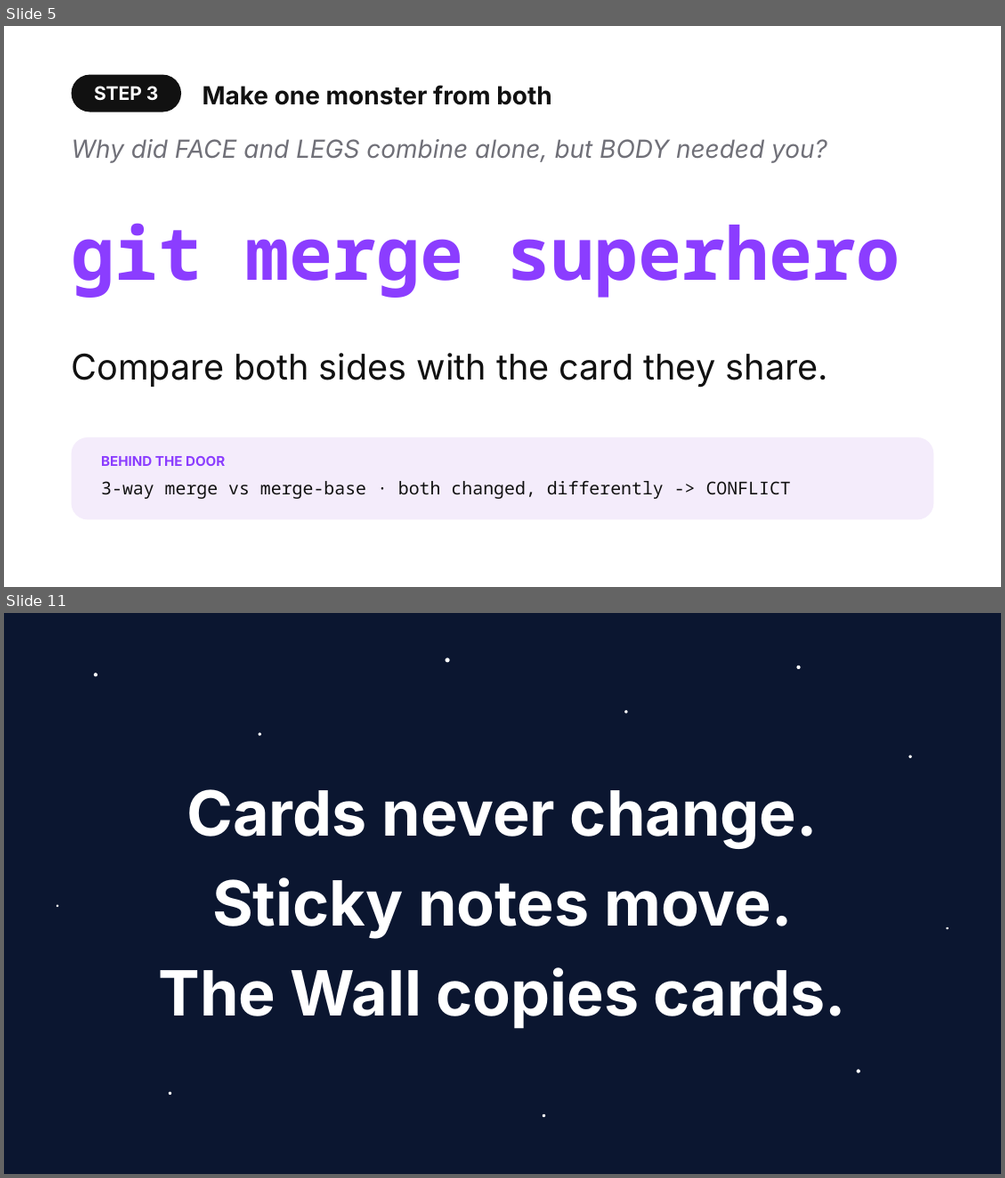
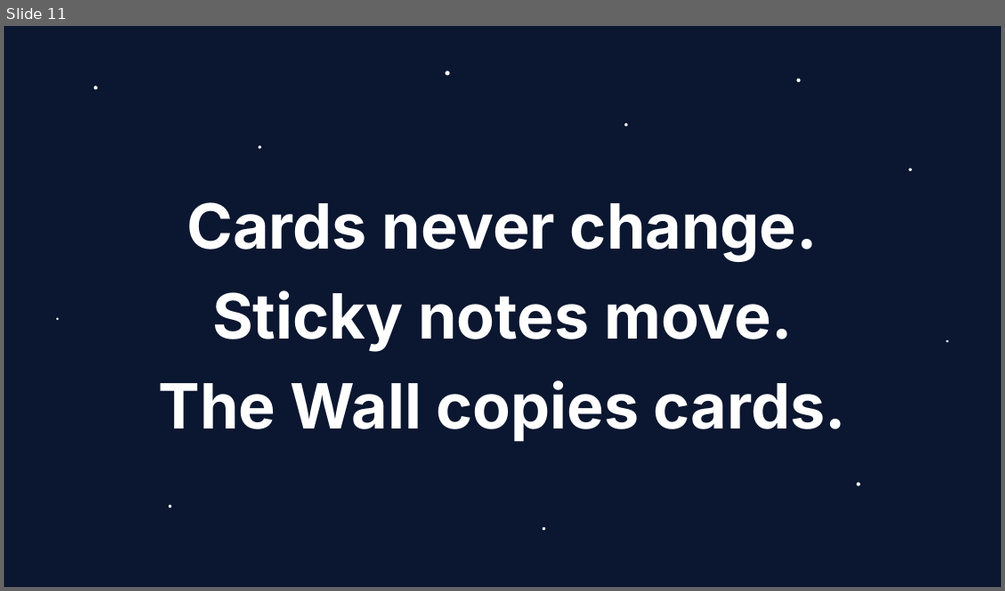
Before and after one commit to shubham3-ucb/cs294-pl, a slide deck: slides/tuesday_app.pptx. Shown one above the other, each under a label of ours: slides 5 and 11 before the commit, slide 11 after it; the slides between them are not shown. The pictures are 1005x1178 and 1005x591 pixels, drawn with LibreOffice and Linux fonts; fonts in the diff are those of the drawing. Boxes give left, top, right and bottom in pixels: in the first picture for what was removed or moved away, otherwise in the second. Text is boxed around its words. In the diff, an @@ line names an element or a change of style, - is before the commit and + after.

```diff
--- a/slides/tuesday_app.pptx
+++ b/slides/tuesday_app.pptx
@@ slide 5 removed at box(4, 26, 1001, 587), background #FFFFFF @@
@@ rounded rectangle removed at box(72, 75, 181, 112) @@
-STEP 3
@@ text removed at box(202, 85, 552, 105) @@
-Make one monster from both
@@ text removed at box(72, 139, 827, 163) @@
-Why did FACE and LEGS combine alone, but BODY needed you?
@@ text removed at box(72, 223, 899, 297) @@
-git merge superhero
@@ text removed at box(72, 353, 828, 387) @@
-Compare both sides with the card they share.
@@ rounded rectangle removed at box(72, 437, 933, 520) @@
@@ text removed at box(101, 456, 225, 466) @@
-BEHIND THE DOOR
@@ text removed at box(101, 481, 791, 499) @@
-3-way merge vs merge-base · both changed, differently -> CONFLICT
```
Also in this commit, not shown: 3 slides changed, 7 slides added, 6 other slides removed, 50 other files.
